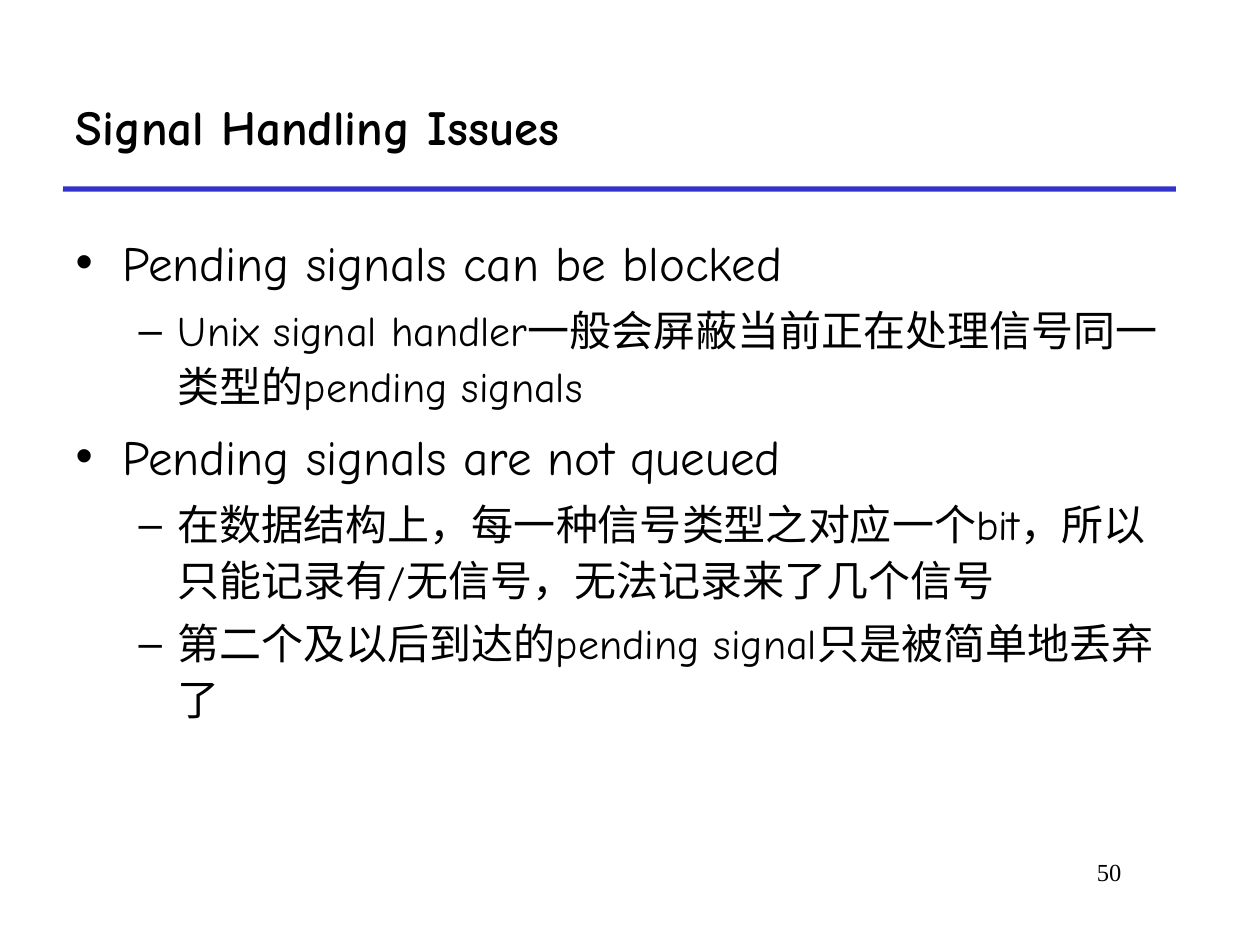
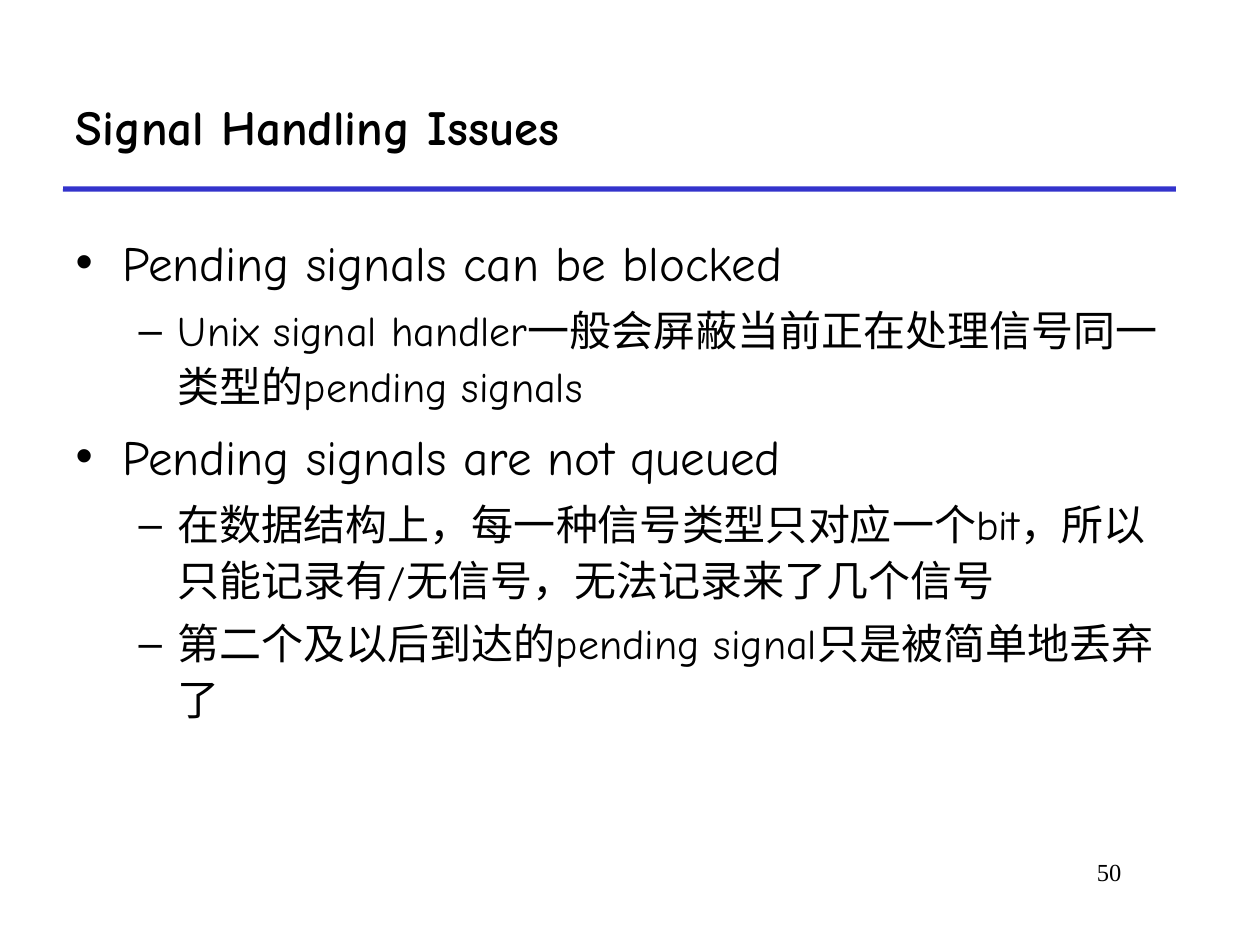
Before and after one commit to functionx37/Homework-in-RUC, a slide deck: slide 50 of Foundations of Computer Systems II/Coursewares/4-signal.pptx. Drawn at 1260x945 pixels with LibreOffice and Linux fonts; fonts in the diff are those of the drawing. Boxes give left, top, right and bottom in pixels: in the first picture for what was removed or moved away, otherwise in the second. Text is boxed around its words. In the diff, an @@ line names an element or a change of style, - is before the commit and + after.

```diff
--- a/Foundations of Computer Systems II/Coursewares/4-signal.pptx
+++ b/Foundations of Computer Systems II/Coursewares/4-signal.pptx
@@ text at bbox=[178, 504, 1146, 601]: text changed @@
-  – 在数据结构上，每一种信号类型之对应一个bit，所以只能记录有/无信号，无法记录来了几个信号
+  – 在数据结构上，每一种信号类型只对应一个bit，所以只能记录有/无信号，无法记录来了几个信号
```
Also in this commit, not shown: 12 other slides changed, 32 other files.
